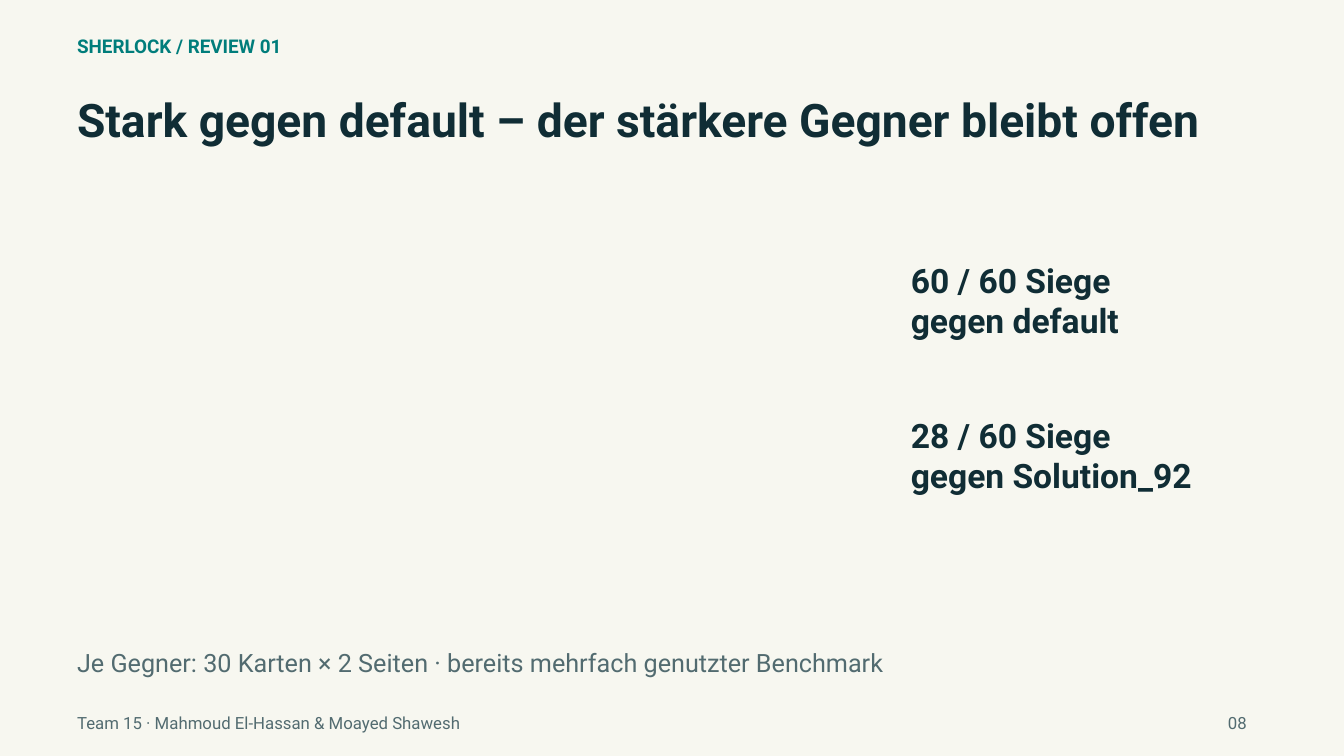
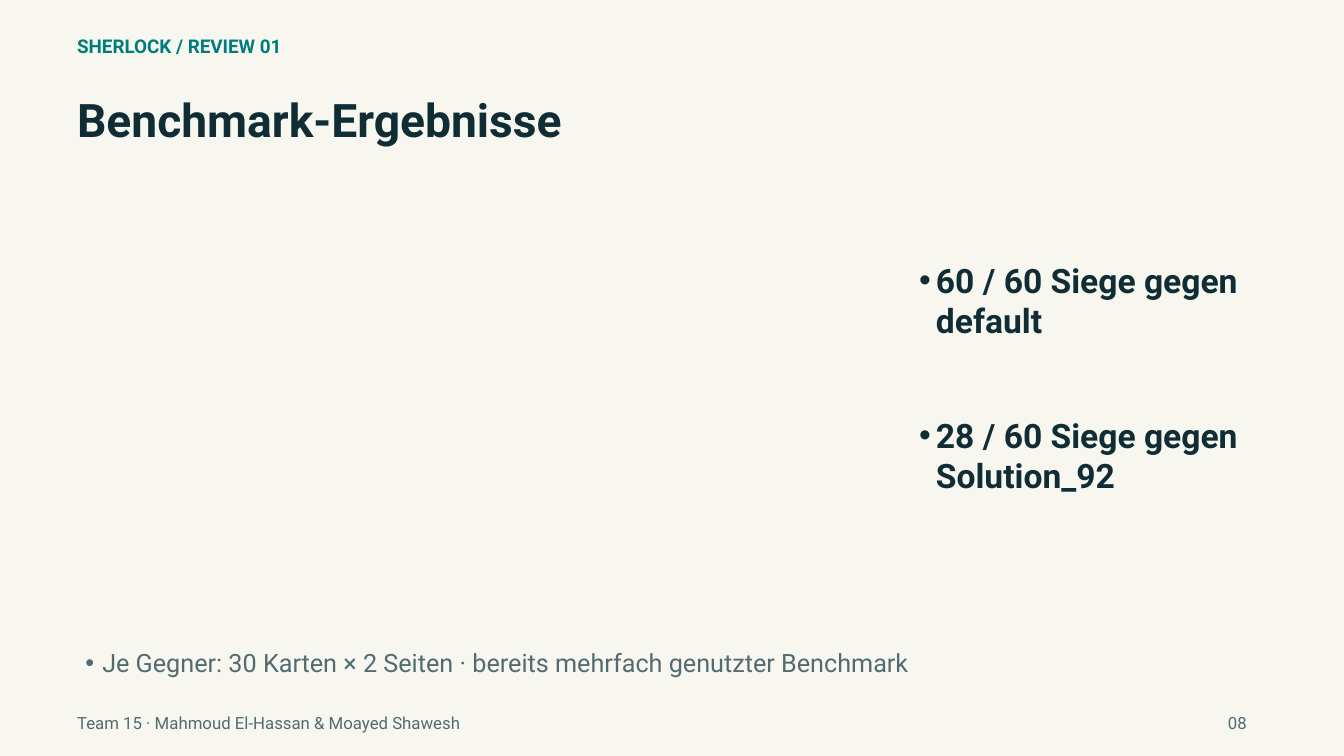
Before and after one commit to elhassanmahmoud/sherlock-luxAI-team15, a slide deck: slide 8 of docs/presentation/Sherlock_Review_16-10-2026.pptx. Drawn at 1344x756 pixels with LibreOffice and Linux fonts; fonts in the diff are those of the drawing. Boxes give left, top, right and bottom in pixels: in the first picture for what was removed or moved away, otherwise in the second. Text is boxed around its words. In the diff, an @@ line names an element or a change of style, - is before the commit and + after.

Commit message:
docs: shorten slide headings and format native bullet lists

```diff
--- a/docs/presentation/Sherlock_Review_16-10-2026.pptx
+++ b/docs/presentation/Sherlock_Review_16-10-2026.pptx
@@ text at (77,102,562,147): text changed @@
-Stark gegen default – der stärkere Gegner bleibt offen
+Benchmark-Ergebnisse
@@ text at (936,268,1237,334): text changed @@
-60 / 60 Siege
-gegen default
+• 60 / 60 Siege gegen default
@@ text at (936,423,1237,492): text changed @@
-28 / 60 Siege
-gegen Solution_92
+• 28 / 60 Siege gegen Solution_92
@@ text "Je Gegner: 30 Karten × ..." at (102,653,908,678): bullet none to • @@
```
Also in this commit, not shown: 11 other slides changed, 6 other files.
